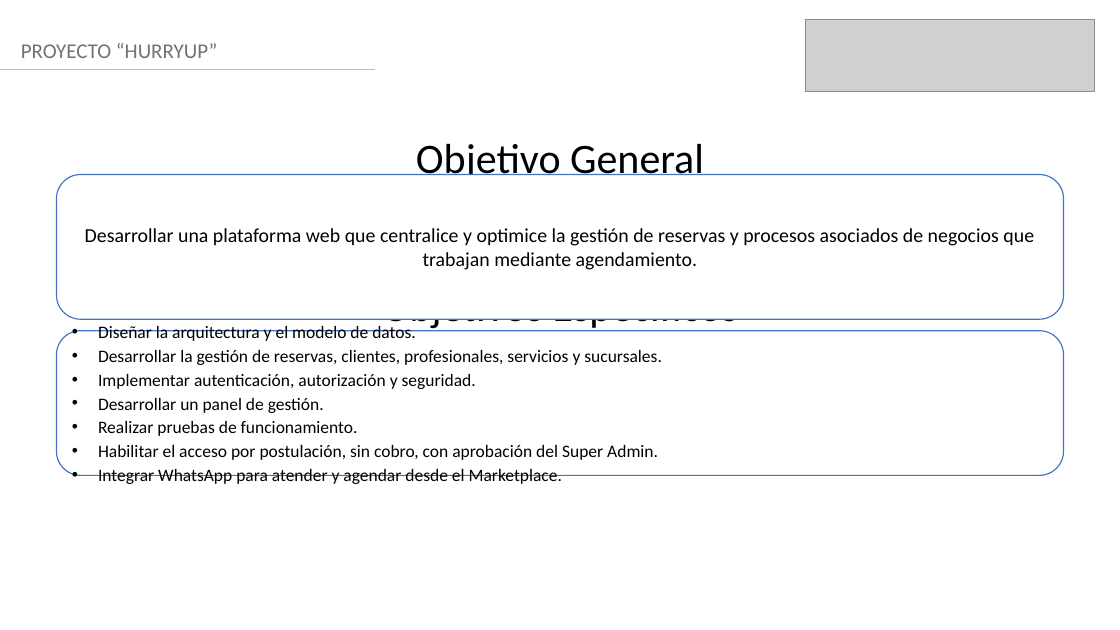
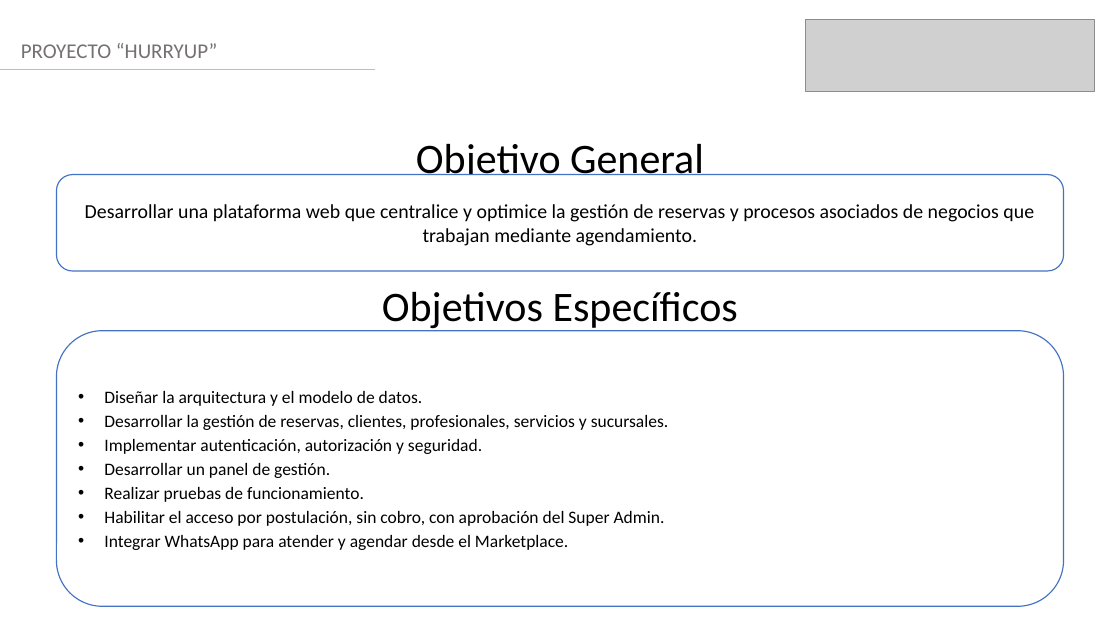
Before and after one commit to Vichobustosss/2026_2_BUSTOS-HEREDIA_CASPTONE_002D_GRUPO_006, a slide deck: slide 4 of Fase 2/Evidencias Proyecto/Presentación Proyecto.pptx. Drawn at 1120x630 pixels with LibreOffice and Linux fonts; fonts in the diff are those of the drawing; grey boxes stand for pictures. Boxes give left, top, right and bottom in pixels: in the first picture for what was removed or moved away, otherwise in the second. Text is boxed around its words. In the diff, an @@ line names an element or a change of style, - is before the commit and + after.

```diff
--- a/Fase 2/Evidencias Proyecto/Presentación Proyecto.pptx
+++ b/Fase 2/Evidencias Proyecto/Presentación Proyecto.pptx
@@ rounded rectangle "Desarrollar una plataforma web que ...": place and size @@
-rounded rectangle "Desarrollar una plataforma web que ..." at (56,175,1064,319)
+rounded rectangle "Desarrollar una plataforma web que ..." at (56,175,1064,271)
@@ rounded rectangle "Diseñar la arquitectura y el ...": place and size @@
-rounded rectangle "Diseñar la arquitectura y el ..." at (56,331,1064,476)
+rounded rectangle "Diseñar la arquitectura y el ..." at (56,331,1064,607)
```
Also in this commit, not shown: 3 other slides changed, 8 other files.
